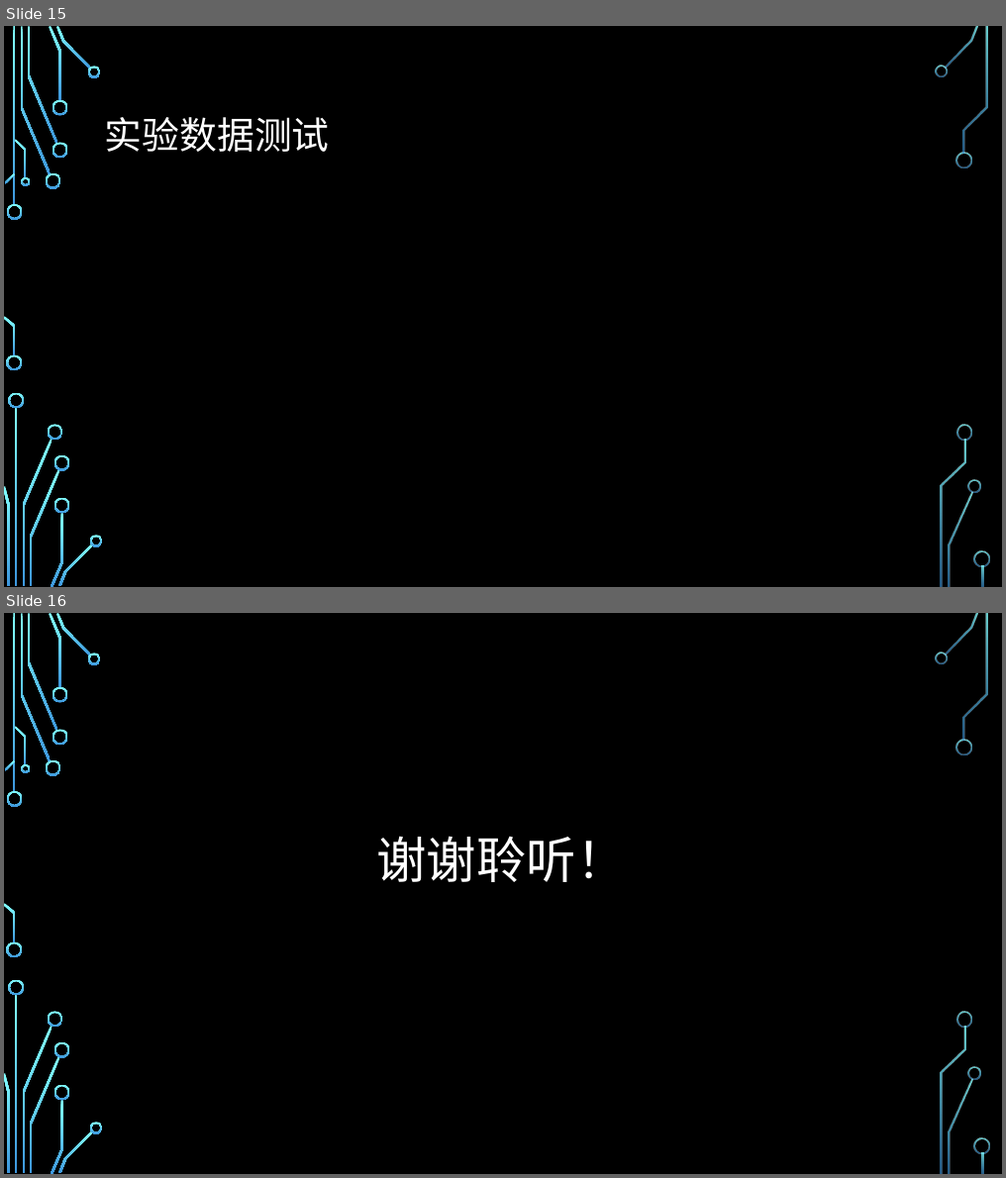
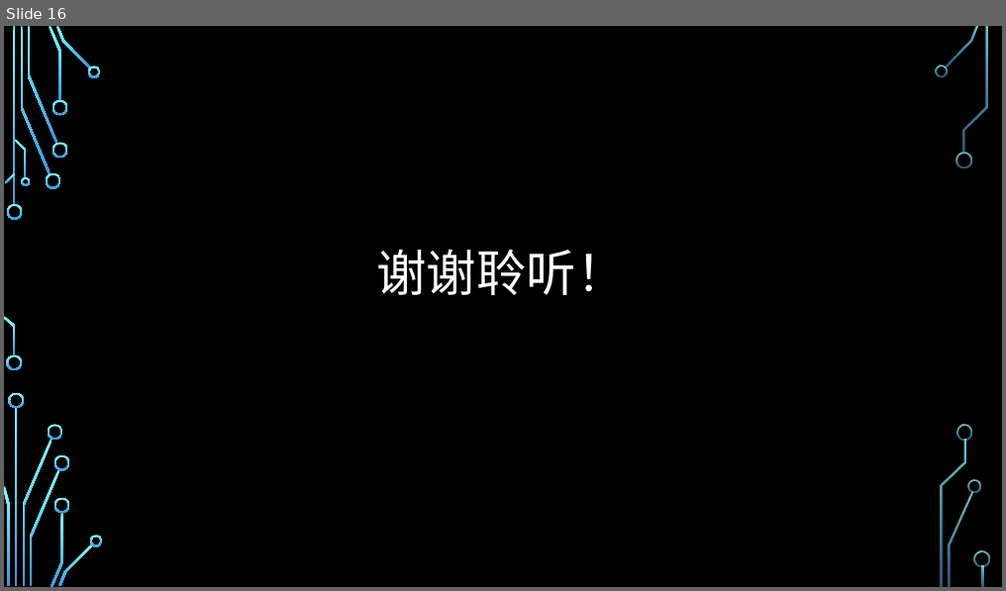
Before and after one commit to Aaron-hk/Topk-and-Black-List, a slide deck: ppt/1150310613-黄道龙-1150310609-王陈阳.pptx. Shown one above the other, each under a label of ours: slides 15 and 16 before the commit, slide 16 after it. The pictures are 1006x1178 and 1006x591 pixels, drawn with LibreOffice and Linux fonts; fonts in the diff are those of the drawing; background and template pictures are left out. Boxes give left, top, right and bottom in pixels: in the first picture for what was removed or moved away, otherwise in the second. Text is boxed around its words. In the diff, an @@ line names an element or a change of style, - is before the commit and + after.

```diff
--- a/ppt/1150310613-黄道龙-1150310609-王陈阳.pptx
+++ b/ppt/1150310613-黄道龙-1150310609-王陈阳.pptx
@@ slide 15 removed at (x1=4, y1=26, x2=1002, y2=587), background picture (left out); not listed: 36 template elements that a slide beside it also shows @@
@@ title removed at (x1=105, y1=117, x2=330, y2=152) @@
-实验数据测试
```
Also in this commit, not shown: 3 slides changed, 2 slides added, 1 other slide removed, 3 other files.
